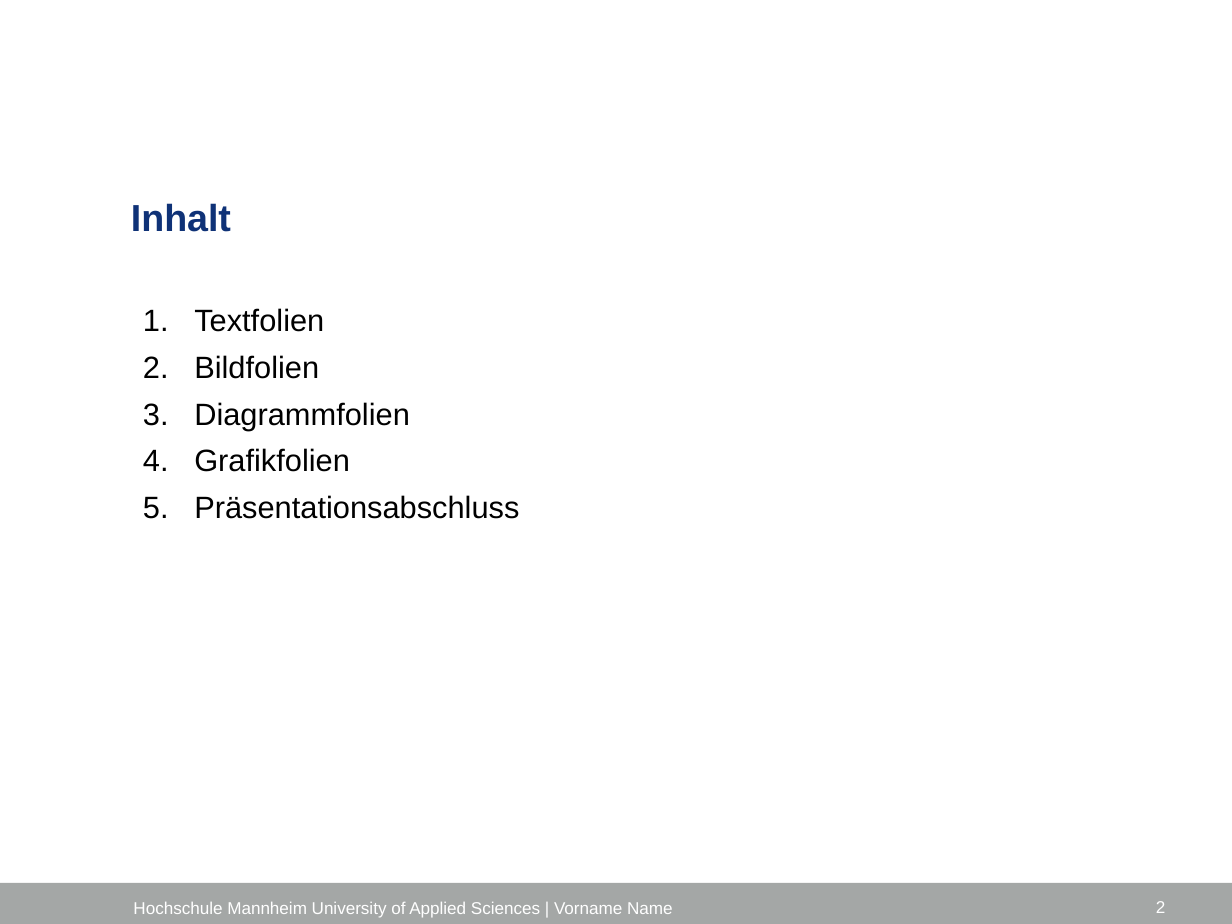
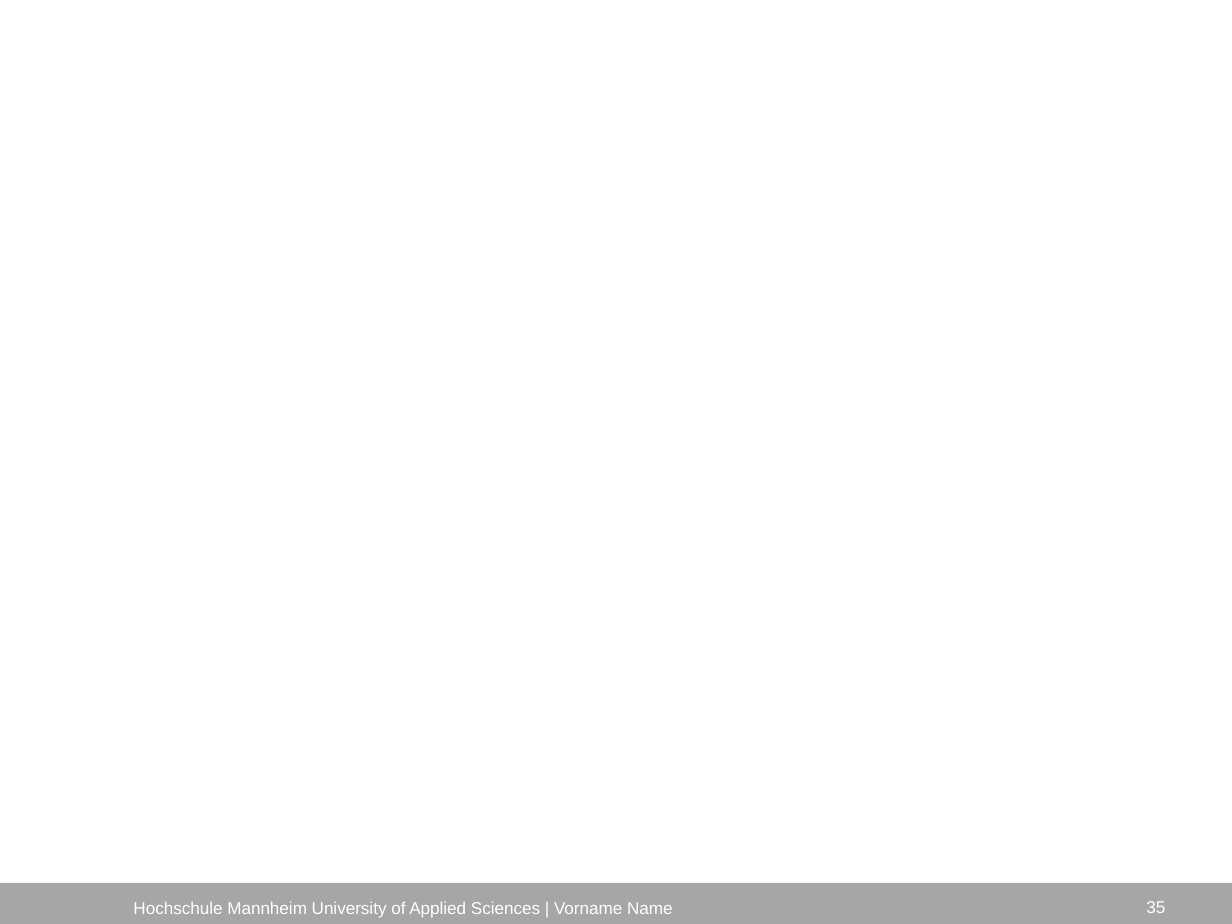
Before and after one commit to marvinkarhan/Bachelorarbeit, a slide deck: slide 35 of latex/Kolloquium/Kolloquium_Marvin_Karhan.pptx (slide 2 before the commit). Drawn at 1232x924 pixels with LibreOffice and Linux fonts; fonts in the diff are those of the drawing; background and template pictures are left out. Boxes give left, top, right and bottom in pixels: in the first picture for what was removed or moved away, otherwise in the second. Text is boxed around its words. In the diff, an @@ line names an element or a change of style, - is before the commit and + after.

```diff
--- a/latex/Kolloquium/Kolloquium_Marvin_Karhan.pptx
+++ b/latex/Kolloquium/Kolloquium_Marvin_Karhan.pptx
@@ title removed at box(131, 203, 231, 232) @@
-Inhalt
@@ text removed at box(143, 308, 519, 519) @@
-1. Textfolien
-2. Bildfolien
-3. Diagrammfolien
-4. Grafikfolien
-5. Präsentationsabschluss
@@ page number at box(1146, 901, 1165, 913): text changed @@
-2
+35
```
Also in this commit, not shown: 1 other slide changed, 32 slides added, 16 other files.
